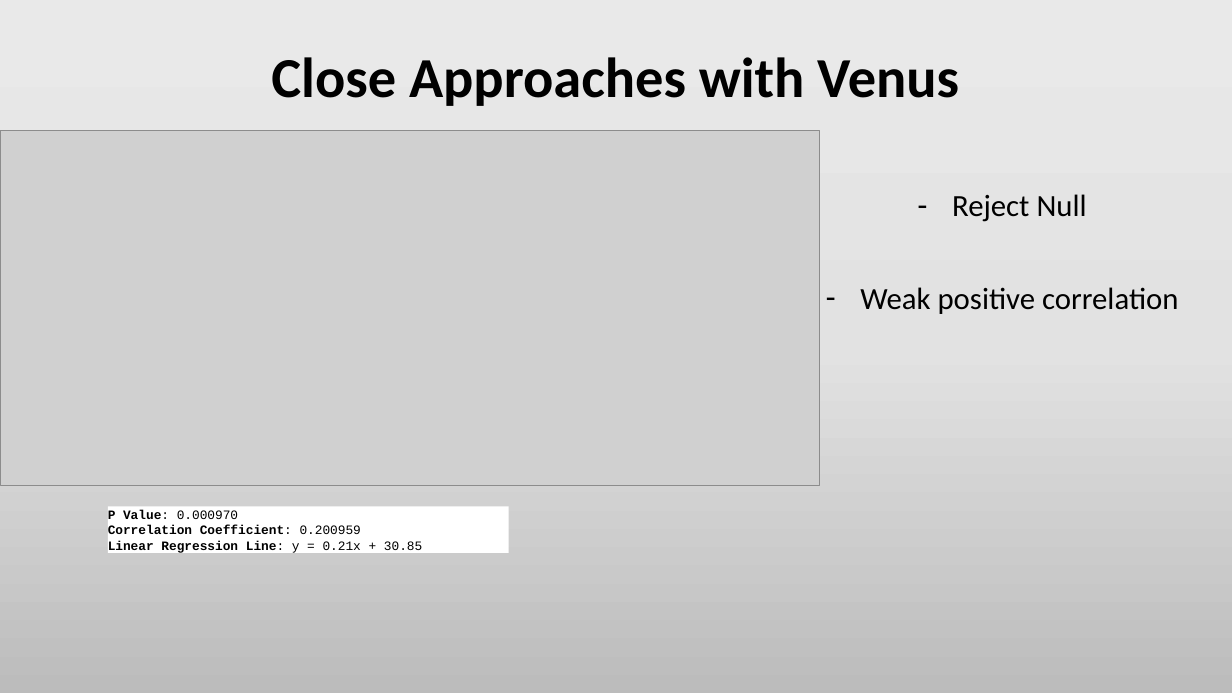
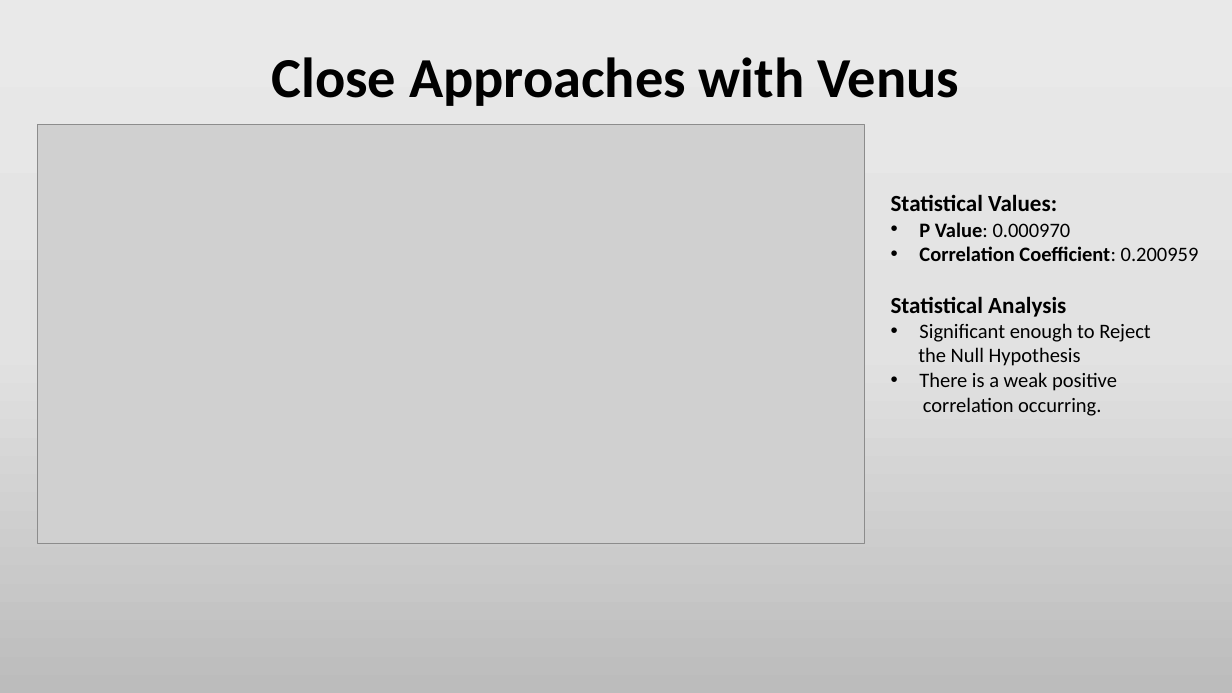
Before and after one commit to Efritch/asteroids_group_g, a slide deck: slide 13 of asteroid_analysisFinal.pptx. Drawn at 1232x693 pixels with LibreOffice and Linux fonts; fonts in the diff are those of the drawing; grey boxes stand for pictures. Boxes give left, top, right and bottom in pixels: in the first picture for what was removed or moved away, otherwise in the second. Text is boxed around its words. In the diff, an @@ line names an element or a change of style, - is before the commit and + after.

```diff
--- a/asteroid_analysisFinal.pptx
+++ b/asteroid_analysisFinal.pptx
@@ picture: place and size @@
-picture at box(0, 131, 820, 485)
+picture at box(38, 125, 865, 543)
@@ subtitle removed at box(860, 194, 1178, 314) @@
-– Reject Null
-– Weak positive correlation
@@ text added at box(891, 194, 1199, 261), 16 pt, text #000000, bold @@
+Statistical Values:
+• P Value: 0.000970
+• Correlation Coefficient: 0.200959
@@ text added at box(891, 296, 1151, 416), 16 pt, text #000000 @@
+Statistical Analysis
+• Significant enough to Reject
+the Null Hypothesis
+• There is a weak positive
+correlation occurring.
@@ rectangle removed at box(108, 506, 509, 553) @@
-P Value: 0.000970
-Correlation Coefficient: 0.200959
-Linear Regression Line: y = 0.21x + 30.85
```
Also in this commit, not shown: 5 other slides changed, 1 slide added, 1 slide removed, 2 other files.
